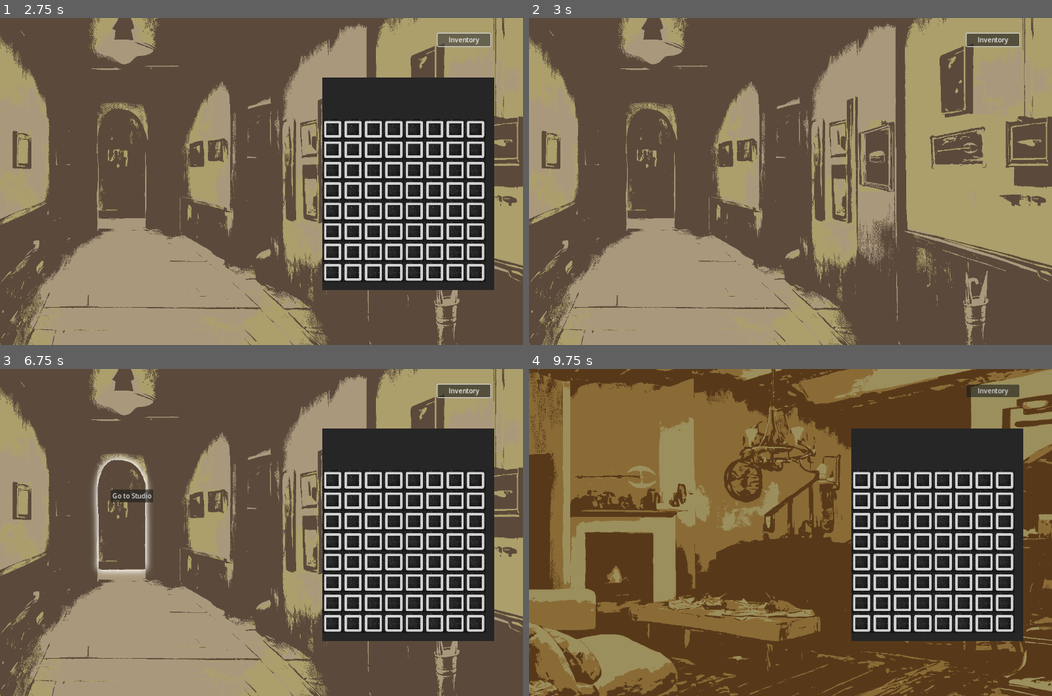
Above: before the commit, frames 1-4 (two rows, left to right).
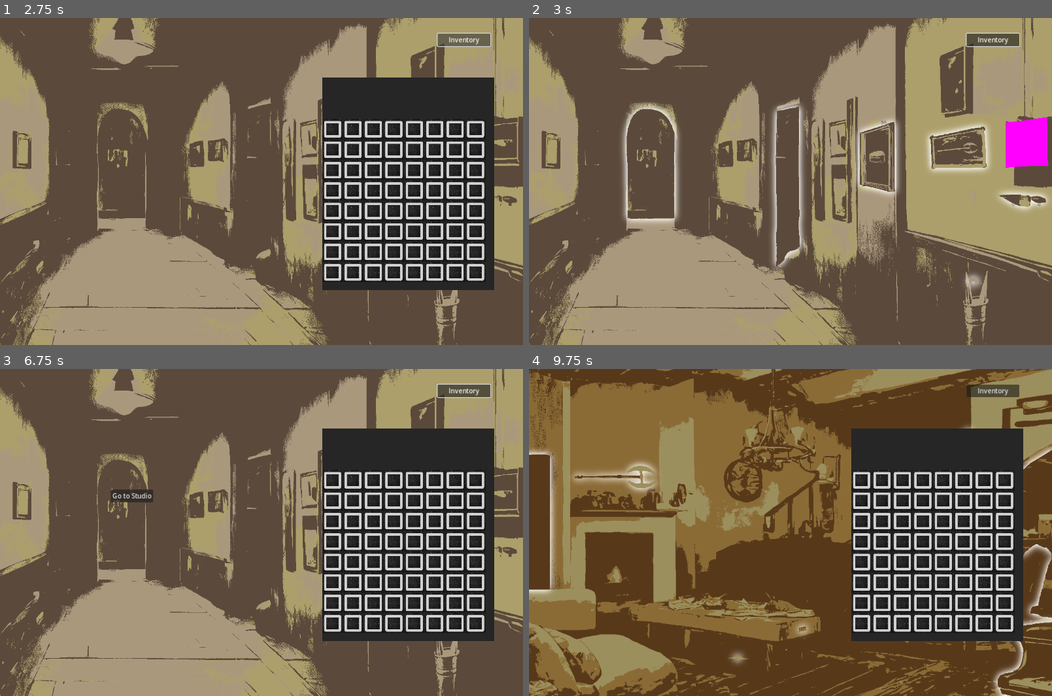
Above: after the commit, the same moments.

Repository: kielhenkelman/secrets-game
Game: Godot game, scene res://main.tscn
The game is run twice, just before and just after one commit, with the same random seed, the same clock (stepped at 60 frames per second) and the same inputs.
Inputs (mouse positions are in pixels of both pictures, inside the frame that each line leads up to):
- Up to frame 1 (2.75 s): click "Inventory" at 0.5 s; click "Inventory" at 1.25 s; click "Inventory" at 2 s
- Up to frame 2 (3 s): tap Enter at 2.75 s; move the mouse to (905, 165) at 2.77 s; hold Alt (highlight_all, bound only after the commit) from 2.78 s (still down); click (905, 165) at 2.92 s
- Up to frame 3 (6.75 s): tap Space at 3.5, 5, 6.5 s; move the mouse to (156, 548) at 3.52 s; release Alt (highlight_all, bound only after the commit) at 3.53 s; tap D (drop) at 3.6, 6.6 s; click (156, 548) at 3.67 s; tap Alt (highlight_all, bound only after the commit) at 3.8, 4.55, 5.1 s; tap Enter at 4.25, 5.75 s; move the mouse to (313, 460) at 4.27 s; press the mouse at (313, 460) at 4.28 s; move the mouse to (235, 597) at 5.02 s; release the mouse at (235, 597) at 5.03 s; click (235, 597) at 5.17 s; move the mouse to (418, 581) at 5.77 s; hold Alt (highlight_all, bound only after the commit) 5.78-6.53 s; click (418, 581) at 5.92 s; move the mouse to (104, 483) at 6.52 s; click (104, 483) at 6.67 s
- Up to frame 4 (9.75 s): tap Alt (highlight_all, bound only after the commit) at 6.8, 8.3, 8.85 s; click "Go to Studio" at 7.25 s; move the mouse to (816, 532) at 8.02 s; press the mouse at (816, 532) at 8.03 s; move the mouse to (712, 450) at 8.77 s; release the mouse at (712, 450) at 8.78 s; click (712, 450) at 8.92 s; move the mouse to (905, 516) at 9.52 s; hold Alt (highlight_all, bound only after the commit) from 9.53 s (still down); click (905, 516) at 9.67 s

Frame 1 is identical in both runs. In frame 2, 4.6% of the frame differs, in the area x 17-100%, y 26-84%; in frame 3, 0.9%; in frame 4, 2.1%.

Commit message:
Add highlight all on alt click

Diff:
--- a/clickable_item.gd
+++ b/clickable_item.gd
@@ -90,6 +90,10 @@
 func _unhandled_input(event: InputEvent) -> void:
 	if event.is_action_pressed("interact"):
 		$ContextMenu.visible = false
+	if event.is_action_pressed("highlight_all"):
+		$Glow.texture = game_item.glow_texture
+	if event.is_action_released("highlight_all"):
+		$Glow.texture = game_item.default_texture
 
 func set_texture(texture: Texture2D):
 	$Sprite2D.texture = texture
@@ -104,4 +108,5 @@
 
 func _on_mouse_exited() -> void:
 	Input.set_custom_mouse_cursor(cursor_default)
-	$Glow.texture = game_item.default_texture
+	if not Input.is_action_pressed("highlight_all"):
+		$Glow.texture = game_item.default_texture
--- a/project.godot
+++ b/project.godot
@@ -42,6 +42,11 @@
 "events": [Object(InputEventKey,"resource_local_to_scene":false,"resource_name":"","device":-1,"window_id":0,"alt_press …(192 unchanged characters)…
 ]
 }
+highlight_all={
+"deadzone": 0.5,
+"events": [Object(InputEventKey,"resource_local_to_scene":false,"resource_name":"","device":-1,"window_id":0,"alt_pressed":false,"shift_pressed":false,"ctrl_pressed":false,"meta_pressed":false,"pressed":false,"keycode":0,"physical_keycode":4194328,"key_label":0,"unicode":0,"location":0,"echo":false,"script":null)
+]
+}
 
 [rendering]
 
